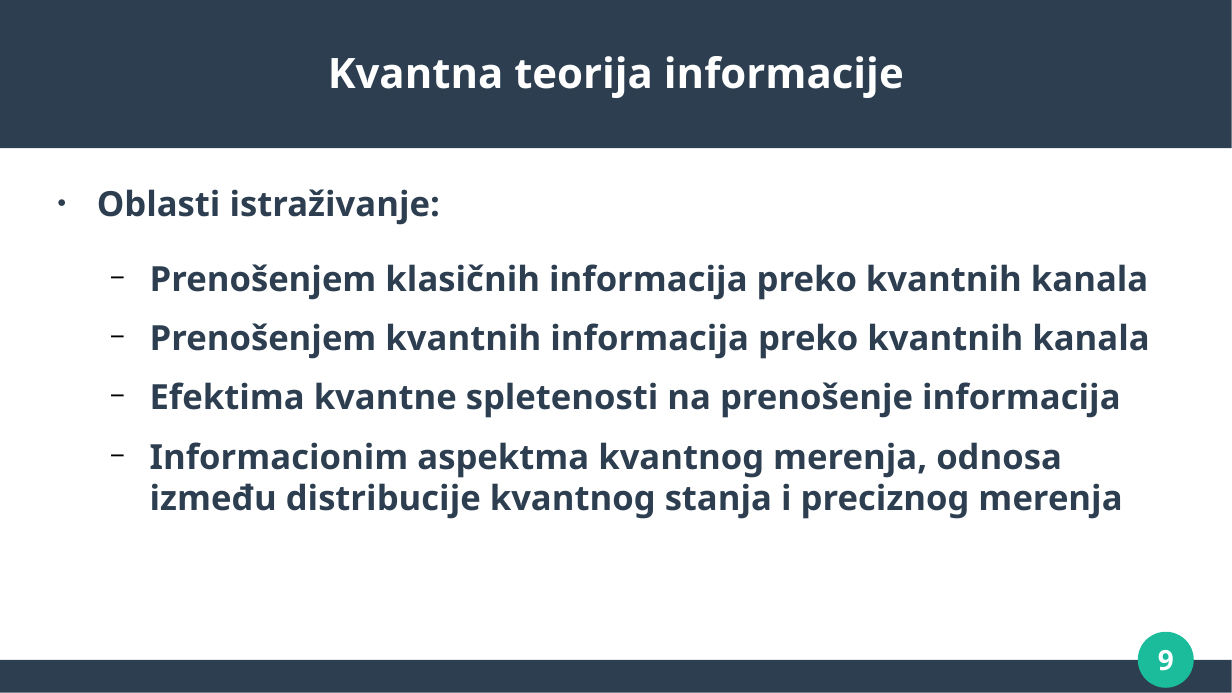
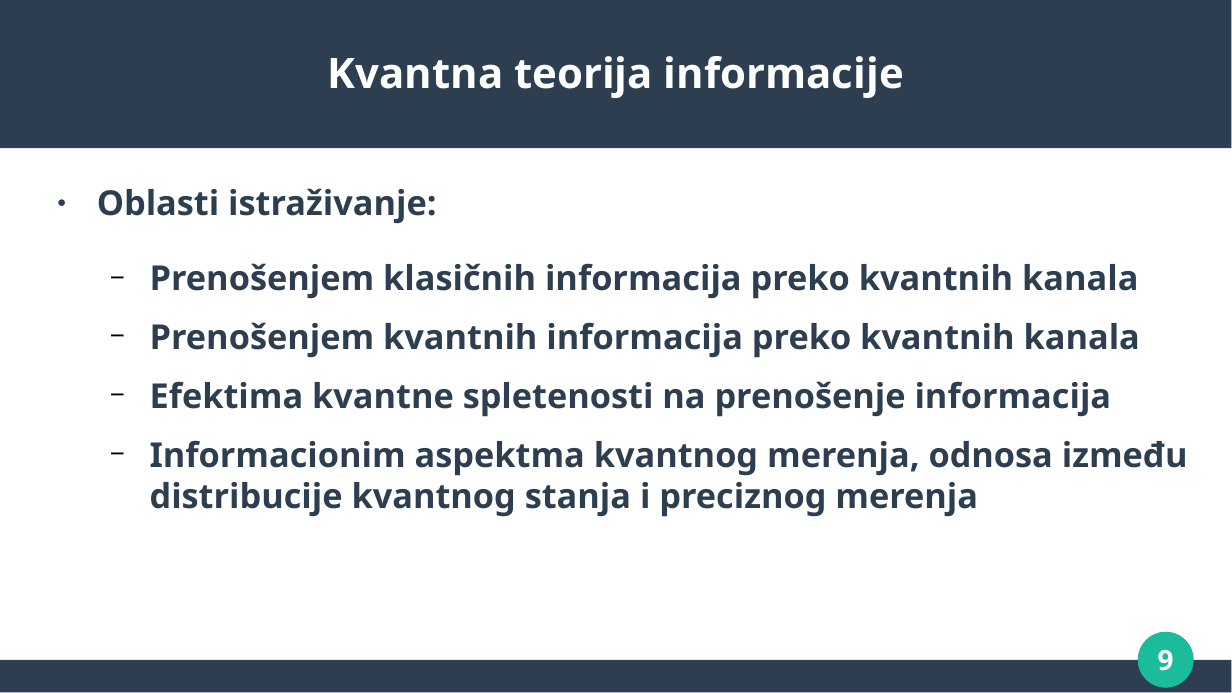
Before and after one commit to MilanBojic1999/Diplomski, a slide deck: slide 9 of presentation/Diplomski - prezentacija.pptx. Drawn at 1232x693 pixels with LibreOffice and Linux fonts; fonts in the diff are those of the drawing. Boxes give left, top, right and bottom in pixels: in the first picture for what was removed or moved away, otherwise in the second. Text is boxed around its words. In the diff, an @@ line names an element or a change of style, - is before the commit and + after.

```diff
--- a/presentation/Diplomski - prezentacija.pptx
+++ b/presentation/Diplomski - prezentacija.pptx
@@ text "Oblasti istraživanje:" at (97,188,1188,517): size 22.3 to 22.1 pt @@
```
Also in this commit, not shown: 21 other slides changed, 1 other file.
